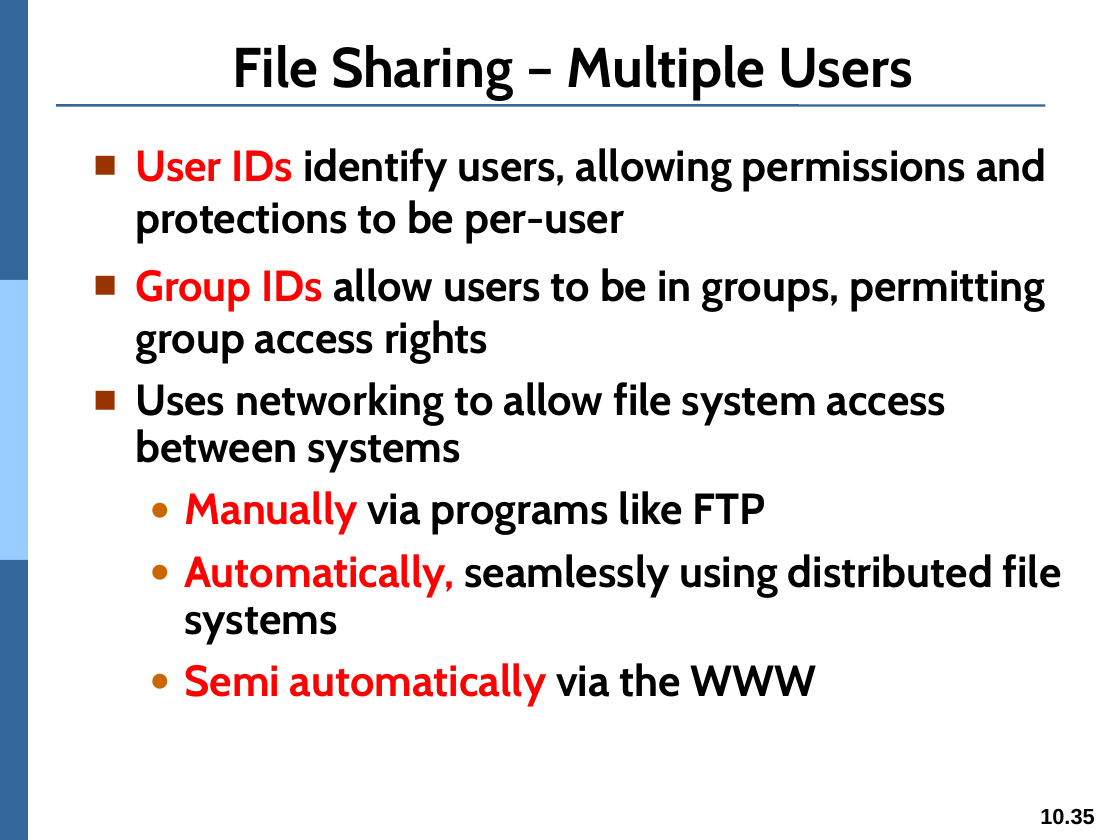
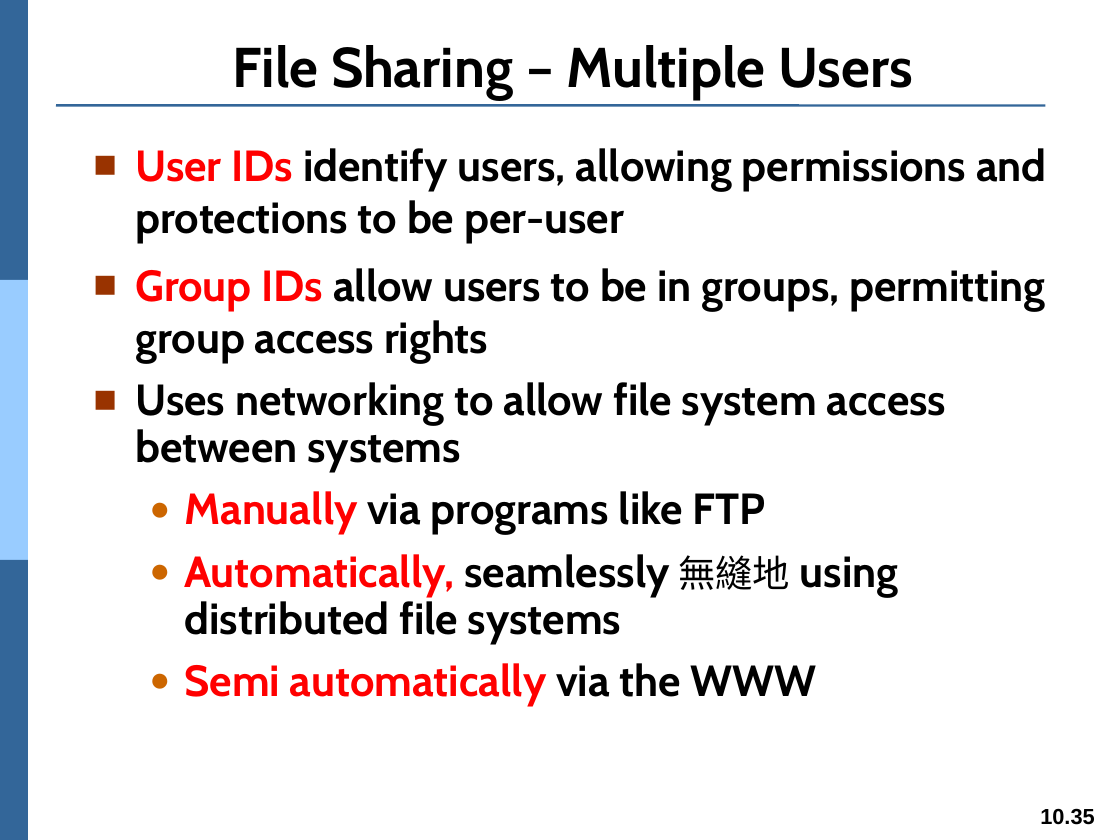
Before and after one commit to Yang09701194/OS_Learning, a slide deck: slide 35 of ch10.pptx. Drawn at 1120x840 pixels with LibreOffice and Linux fonts; fonts in the diff are those of the drawing. Boxes give left, top, right and bottom in pixels: in the first picture for what was removed or moved away, otherwise in the second. Text is boxed around its words. In the diff, an @@ line names an element or a change of style, - is before the commit and + after.

```diff
--- a/ch10.pptx
+++ b/ch10.pptx
@@ text at (184,554,899,644): text changed @@
-  ● Automatically, seamlessly using distributed file systems
+  ● Automatically, seamlessly 無縫地 using distributed file systems
```
Also in this commit, not shown: 1 other slide changed.
